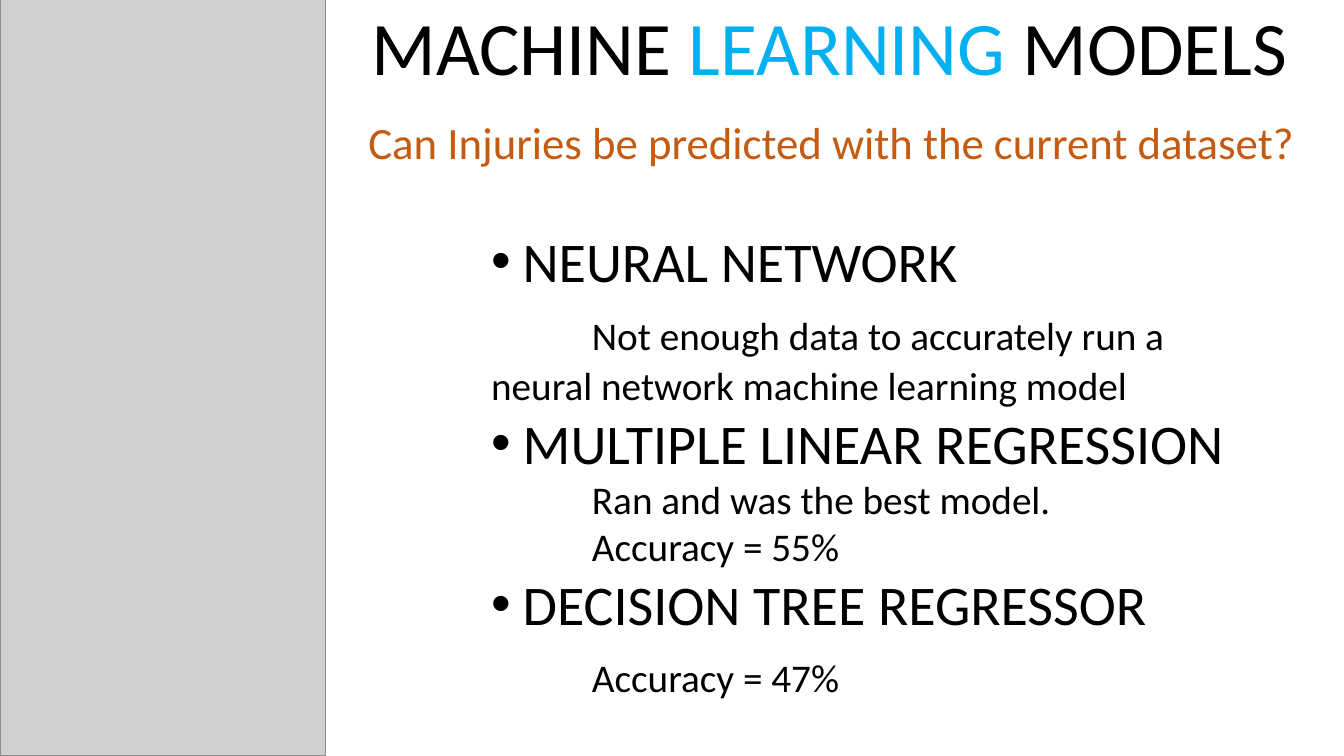
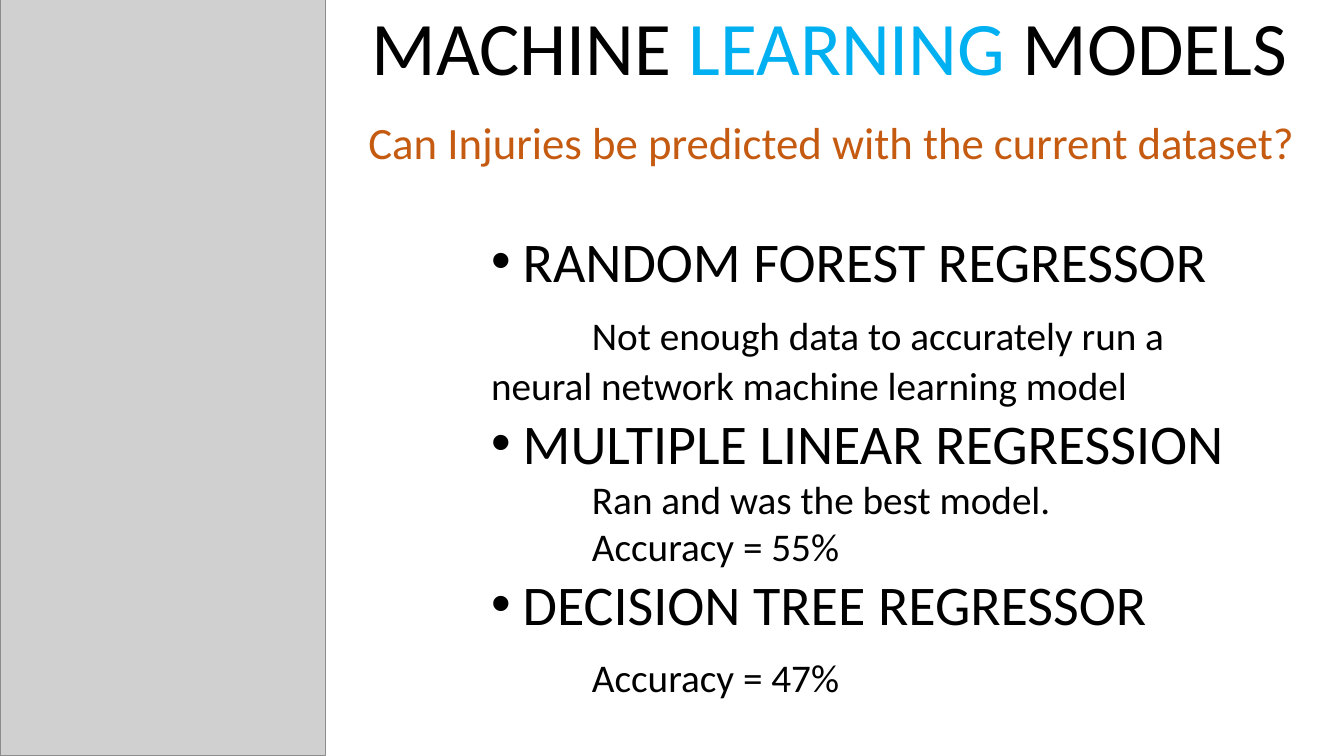
Before and after one commit to amiecostello22/Tornado_Alley, a slide deck: slide 3 of PPAdditions.pptx. Drawn at 1344x756 pixels with LibreOffice and Linux fonts; fonts in the diff are those of the drawing; grey boxes stand for pictures. Boxes give left, top, right and bottom in pixels: in the first picture for what was removed or moved away, otherwise in the second. Text is boxed around its words. In the diff, an @@ line names an element or a change of style, - is before the commit and + after.

```diff
--- a/PPAdditions.pptx
+++ b/PPAdditions.pptx
@@ text at <box>523,245,1206,283</box>: text changed @@
-• NEURAL NETWORK
+• RANDOM FOREST REGRESSOR
```
